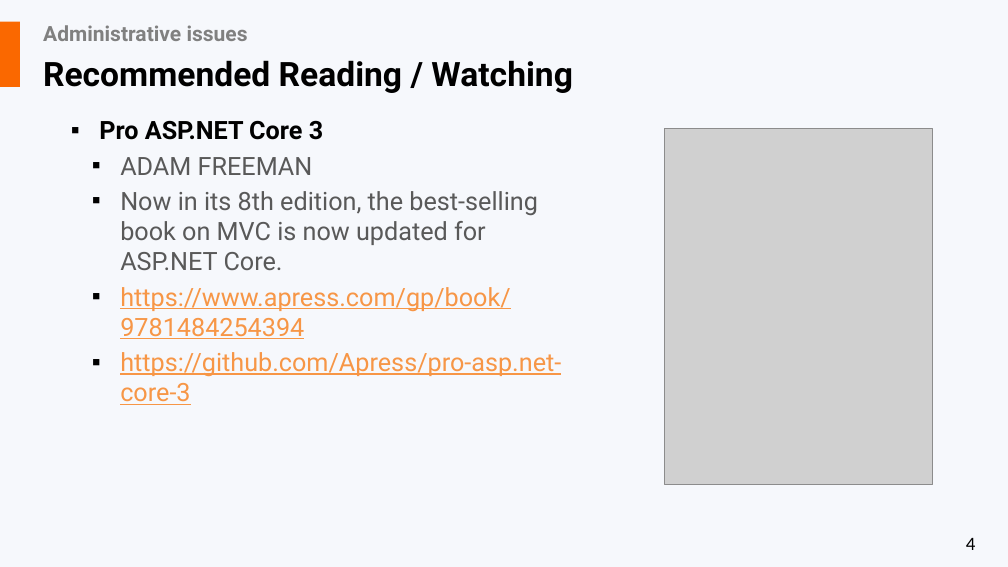
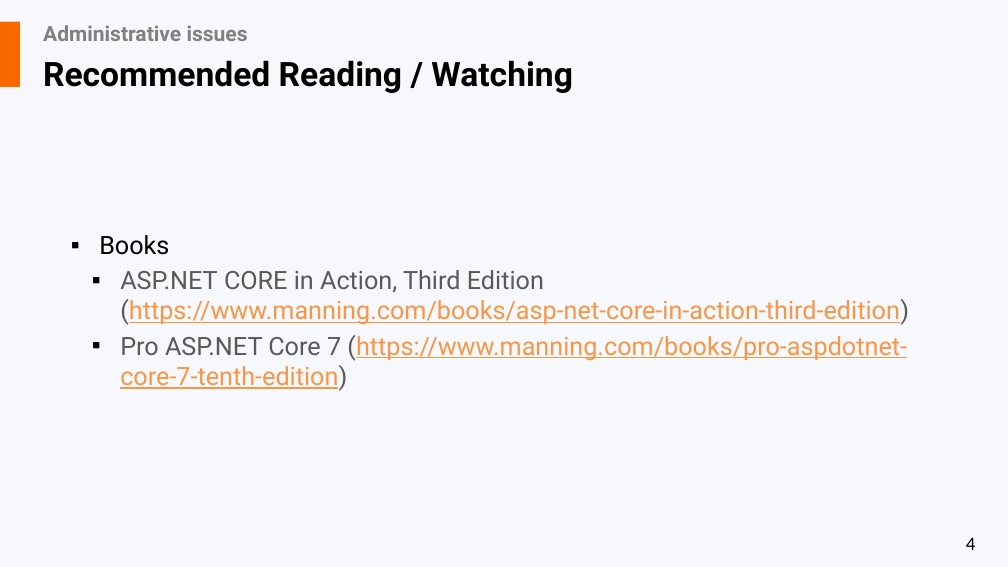
Before and after one commit to liviucotfas/ase-web-and-cloud-applications-security, a slide deck: slide 4 of Presentation ASPNET - Part II.pptx. Drawn at 1008x567 pixels with LibreOffice and Linux fonts; fonts in the diff are those of the drawing; grey boxes stand for pictures. Boxes give left, top, right and bottom in pixels: in the first picture for what was removed or moved away, otherwise in the second. Text is boxed around its words. In the diff, an @@ line names an element or a change of style, - is before the commit and + after.

Commit message:
Updated presentations

```diff
--- a/Presentation ASPNET - Part II.pptx
+++ b/Presentation ASPNET - Part II.pptx
@@ text "Books" at bbox=[99, 235, 909, 391]: vertical alignment top to middle @@
@@ picture removed at bbox=[665, 129, 932, 485] @@
@@ text at bbox=[99, 235, 909, 391]: text changed @@
-▪ Pro ASP.NET Core 3
-  ▪ ADAM FREEMAN
-  ▪ Now in its 8th edition, the best-selling book on MVC is now updated for ASP.NET Core.
-  ▪ https://www.apress.com/gp/book/9781484254394
-  ▪ https://github.com/Apress/pro-asp.net-core-3
+▪ Books
+  ▪ ASP.NET CORE in Action, Third Edition (https://www.manning.com/books/asp-net-core-in-action-third-edition)
+  ▪ Pro ASP.NET Core 7 (https://www.manning.com/books/pro-aspdotnet-core-7-tenth-edition)
```
Also in this commit, not shown: 2 other files.
